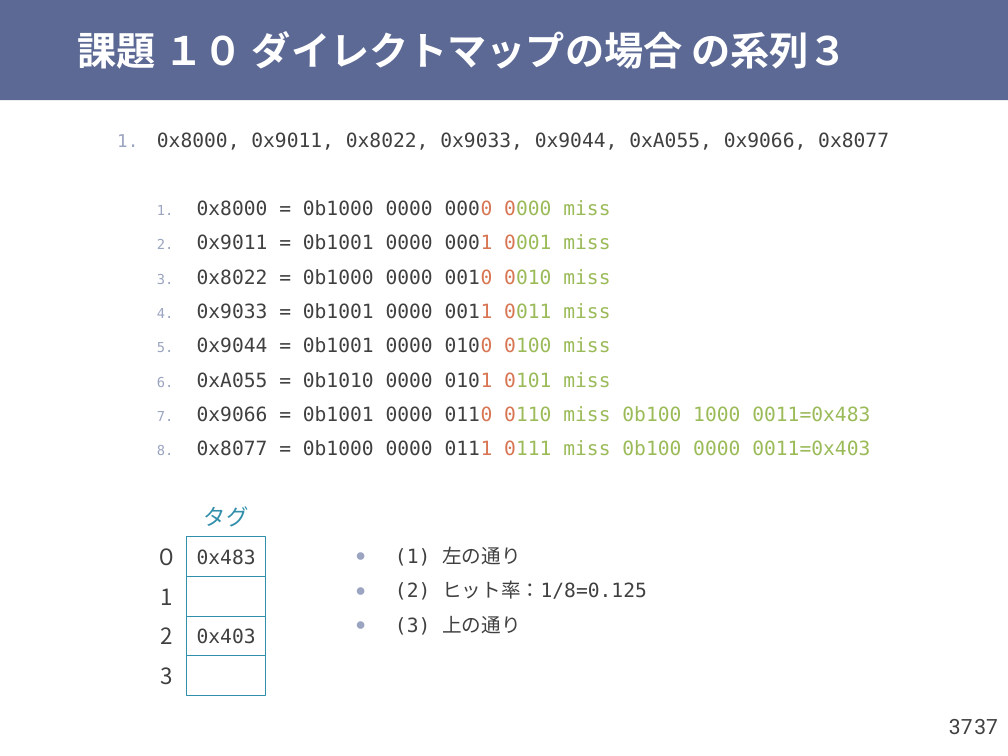
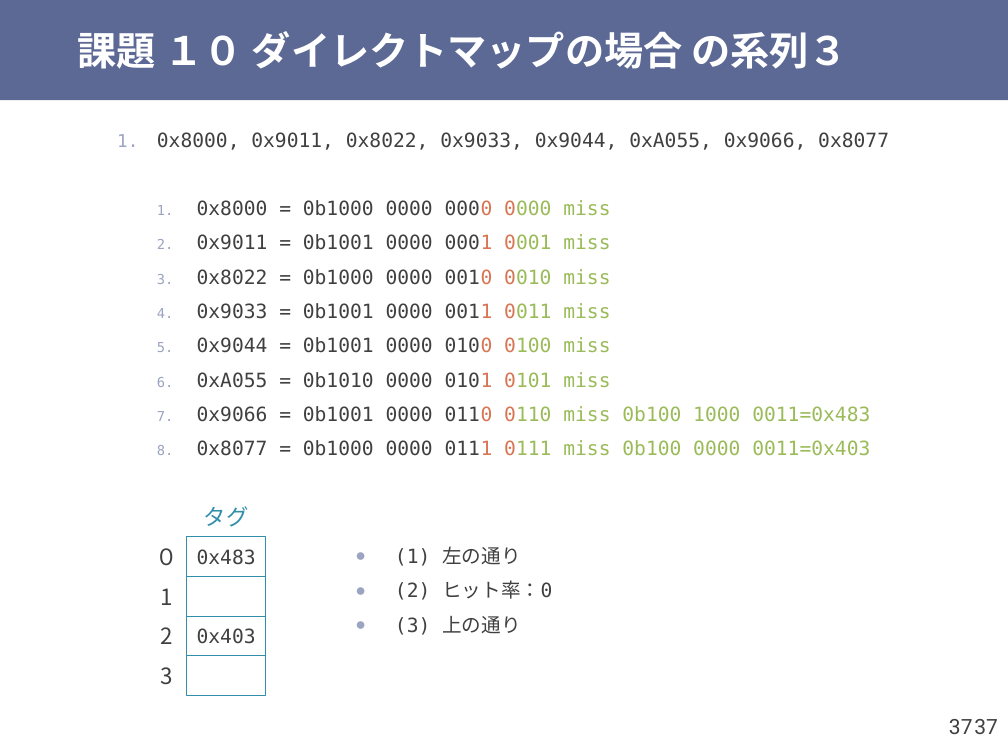
Before and after one commit to shioyadan/otya-computer-architecture-i, a slide deck: slide 37 of cai-shioya-exercises.pptx. Drawn at 1008x756 pixels with LibreOffice and Linux fonts; fonts in the diff are those of the drawing. Boxes give left, top, right and bottom in pixels: in the first picture for what was removed or moved away, otherwise in the second. Text is boxed around its words. In the diff, an @@ line names an element or a change of style, - is before the commit and + after.

```diff
--- a/cai-shioya-exercises.pptx
+++ b/cai-shioya-exercises.pptx
@@ text at (395,580,552,600): text changed @@
-  ● (2) ヒット率：1/8=0.125
+  ● (2) ヒット率：0
```
Also in this commit, not shown: 1 other slide changed, 2 other files.
